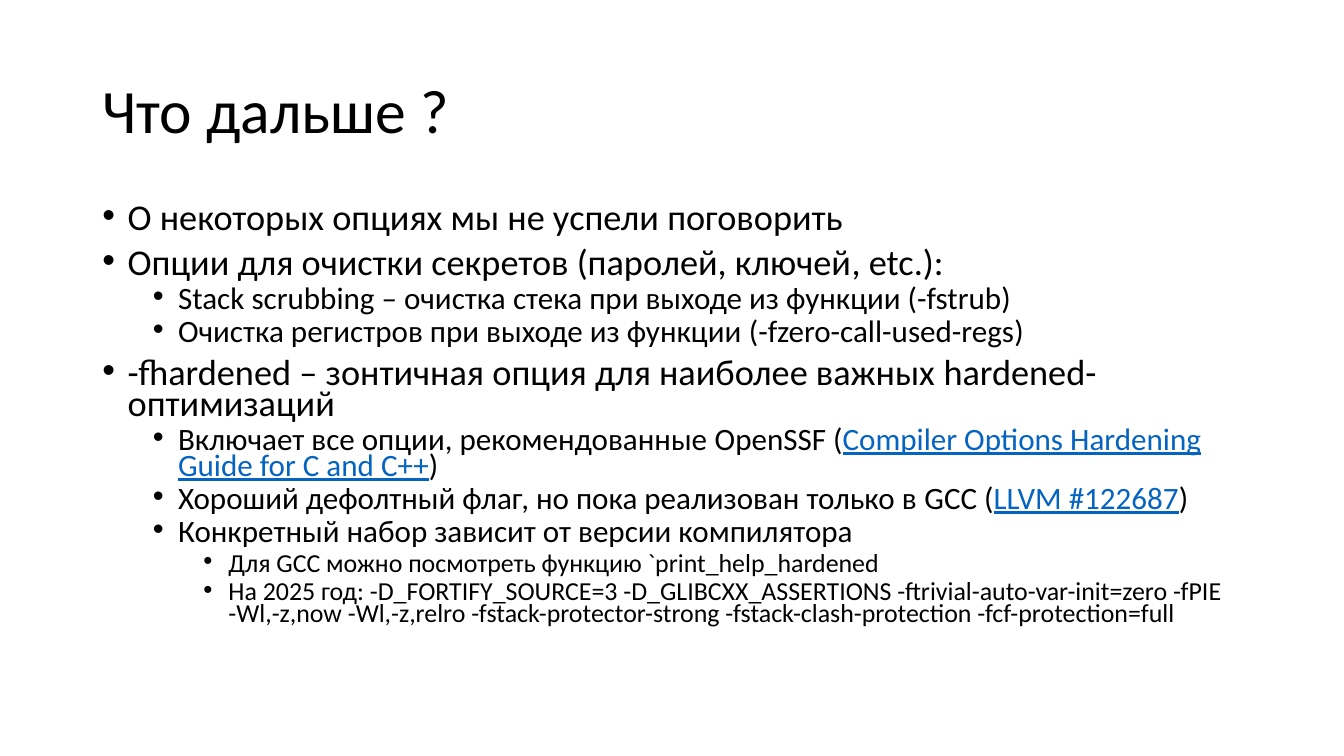
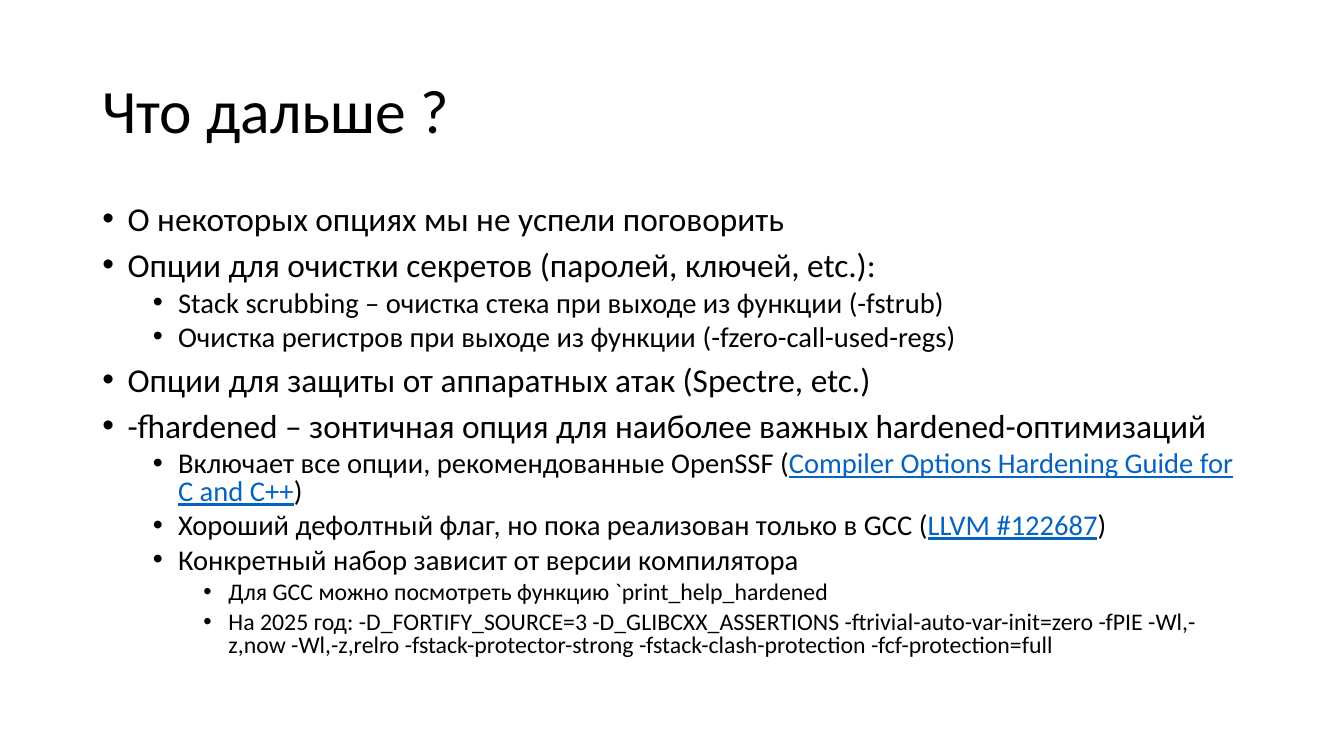
Before and after one commit to yugr/slides, a slide deck: slide 73 of CppZeroCost/2025/RU.pptx. Drawn at 1344x756 pixels with LibreOffice and Linux fonts; fonts in the diff are those of the drawing. Boxes give left, top, right and bottom in pixels: in the first picture for what was removed or moved away, otherwise in the second. Text is boxed around its words. In the diff, an @@ line names an element or a change of style, - is before the commit and + after.

```diff
--- a/CppZeroCost/2025/RU.pptx
+++ b/CppZeroCost/2025/RU.pptx
@@ text at (128, 209, 1233, 657): size 25.9 to 23.8 pt in "О некоторых опциях мы не успели поговорить", "Опции для очистки секретов (паролей, ключей, etc.):", "-fhardened – зонтичная опция для наиболее важных ..."; size 22.2 to 20.4 pt in "Stack scrubbing – очистка стека при выходе ...", "Очистка регистров при выходе из функции (-fzero-call-used-re ...", "Включает все опции, рекомендованные OpenSSF (Compiler Option ...", "Хороший дефолтный флаг, но пока реализован только ..." and 1 more places; size 18.5 to 17 pt in "Для GCC можно посмотреть функцию `print_help_hardened", "На 2025 год: -D_FORTIFY_SOURCE=3 -D_GLIBCXX_ASSERTIONS -ftri ..."; line spacing 0.7 to 0.8 @@
@@ text at (128, 367, 871, 398): paragraph added @@
+• Опции для защиты от аппаратных атак (Spectre, etc.)
```
Also in this commit, not shown: 2 other files.
